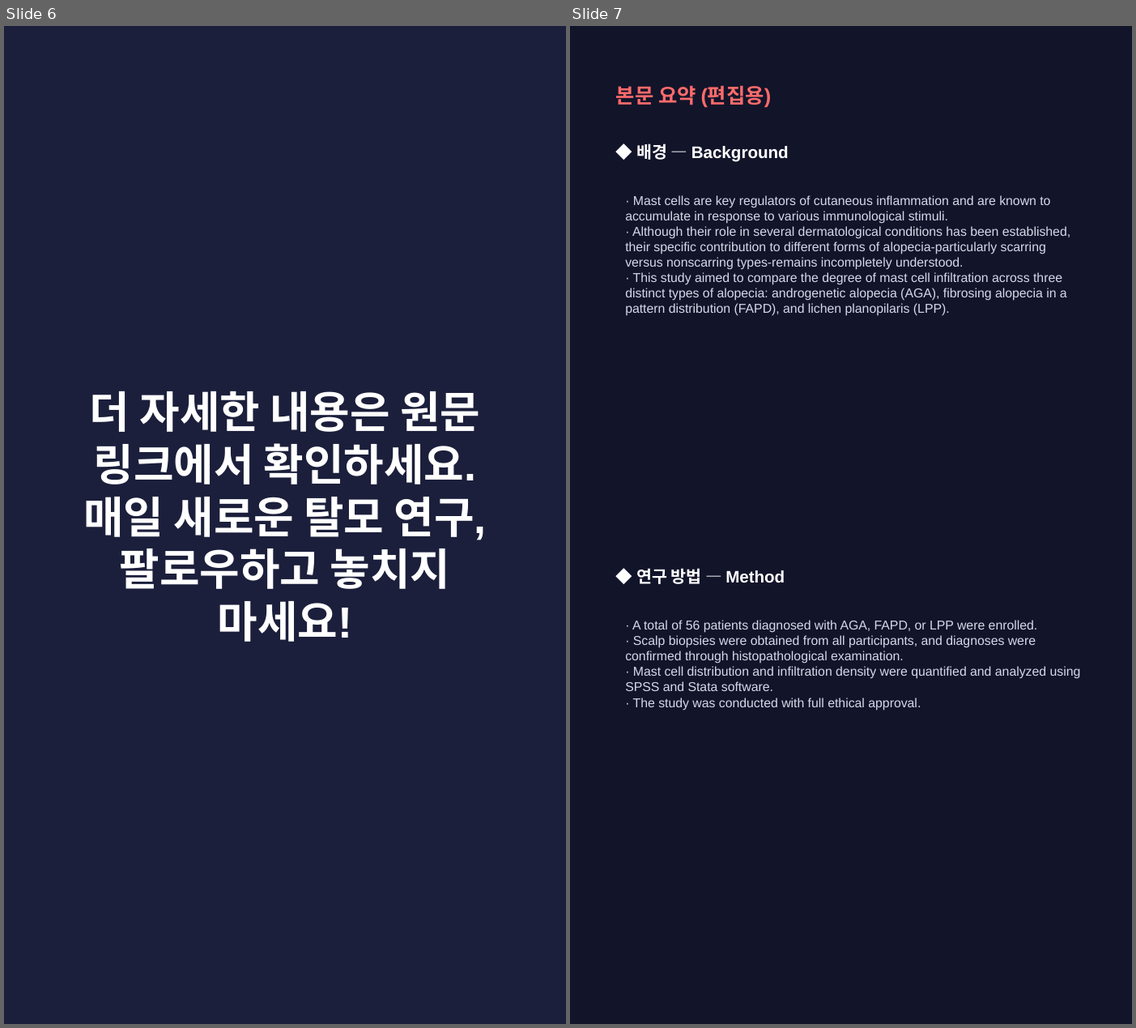
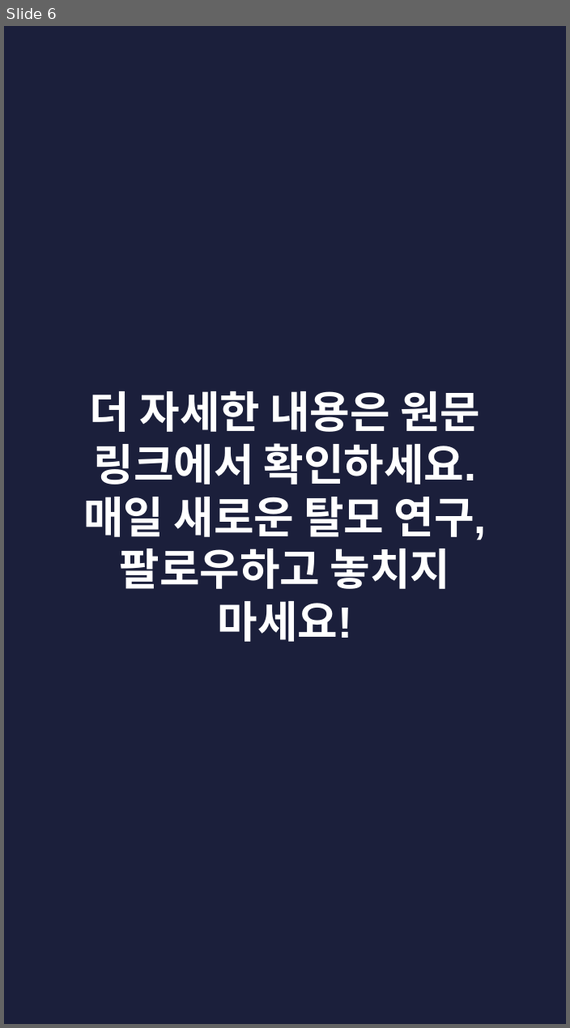
Before and after one commit to hyokang2010-BJ-ANTH/product-builder-test, a slide deck: pwa/data/latest/slides.pptx. Shown side by side, each under a label of ours: slides 6 and 7 before the commit, slide 6 after it. The pictures are 1136x1028 and 570x1028 pixels, drawn with LibreOffice and Linux fonts; fonts in the diff are those of the drawing. Boxes give left, top, right and bottom in pixels: in the first picture for what was removed or moved away, otherwise in the second. Text is boxed around its words. In the diff, an @@ line names an element or a change of style, - is before the commit and + after.

```diff
--- a/pwa/data/latest/slides.pptx
+++ b/pwa/data/latest/slides.pptx
@@ slide 7 removed at (570,26,1132,1024), background #12142A @@
@@ text removed at (616,85,772,108) @@
-본문 요약 (편집용)
@@ text removed at (636,143,789,161) @@
-◆ 배경 — Background
@@ text removed at (625,195,1071,316) @@
-· Mast cells are key regulators of cutaneous inflammation and are known to accumulate in response to various immunological stimuli.
-· Although their role in several dermatological conditions has been established, their specific contribution to different forms of alopecia-particularly scarring versus nonscarring types-remains incompletely understood.
-· This study aimed to compare the degree of mast cell infiltration across three distinct types of alopecia: androgenetic alopecia (AGA), fibrosing alopecia in a pattern distribution (FAPD), and lichen planopilaris (LPP).
@@ text removed at (636,568,785,584) @@
-◆ 연구 방법 — Method
@@ text removed at (625,620,1081,710) @@
-· A total of 56 patients diagnosed with AGA, FAPD, or LPP were enrolled.
-· Scalp biopsies were obtained from all participants, and diagnoses were confirmed through histopathological examination.
-· Mast cell distribution and infiltration density were quantified and analyzed using SPSS and Stata software.
-· The study was conducted with full ethical approval.
```
Also in this commit, not shown: 2 slides changed, 4 slides added, 4 other slides removed, 26 other files.
